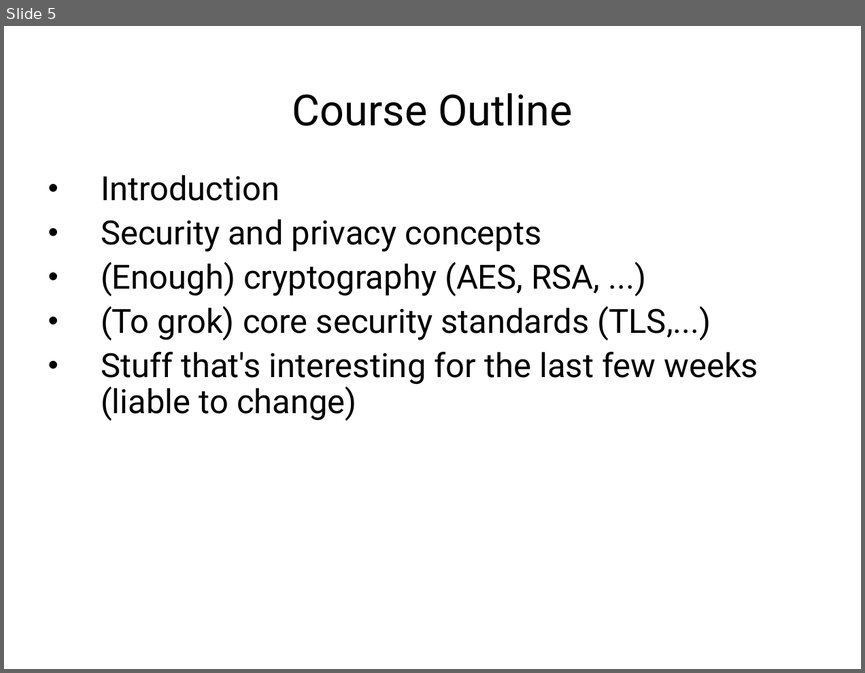
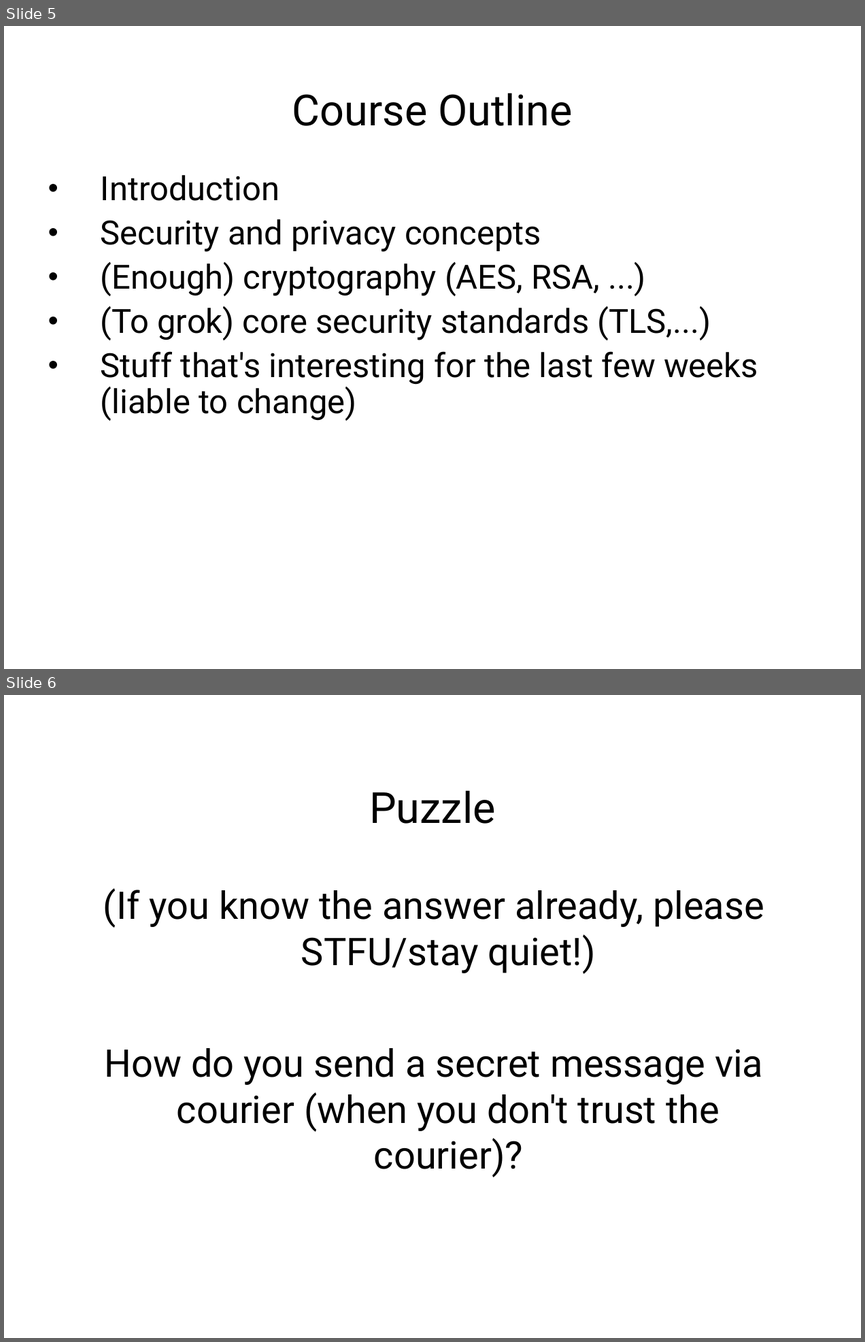
Before and after one commit to sftcd/cs7053, a slide deck: 2016lectures/00-quick-intro.ppt. Shown one above the other, each under a label of ours: slide 5 before the commit, slides 5 and 6 after it. The pictures are 865x673 and 865x1342 pixels, drawn with LibreOffice and Linux fonts; fonts in the diff are those of the drawing. Boxes give left, top, right and bottom in pixels: in the first picture for what was removed or moved away, otherwise in the second. Text is boxed around its words. In the diff, an @@ line names an element or a change of style, - is before the commit and + after.

```diff
--- a/2016lectures/00-quick-intro.ppt
+++ b/2016lectures/00-quick-intro.ppt
@@ slide 6 added at [4,695,861,1338], background #FFFFFF @@
@@ title added at [369,790,496,824], 36 pt, text #000000 @@
+Puzzle
@@ text added at [103,888,764,1177], 32 pt, text #000000 @@
+(If you know the answer already, please STFU/stay quiet!)
+How do you send a secret message via courier (when you don't trust the courier)?
```
Also in this commit, not shown: 4 slides changed, 6 other files.
